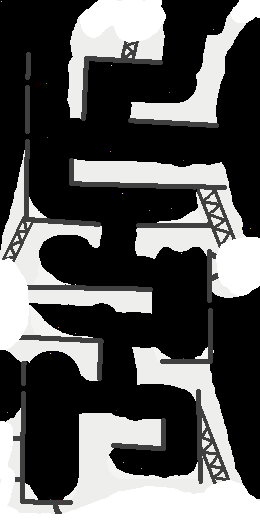
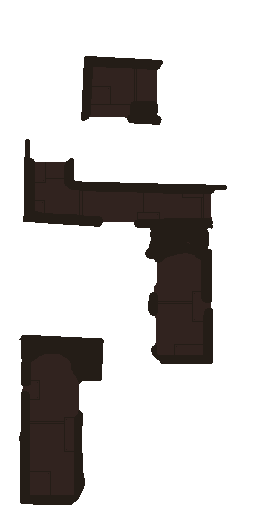
Layered file, before and after one edit (260px x 520px). Changes by layer:
hid "alt" over left=0, top=0, right=260, bottom=514
added layer "background" over left=19, top=56, right=227, bottom=505
